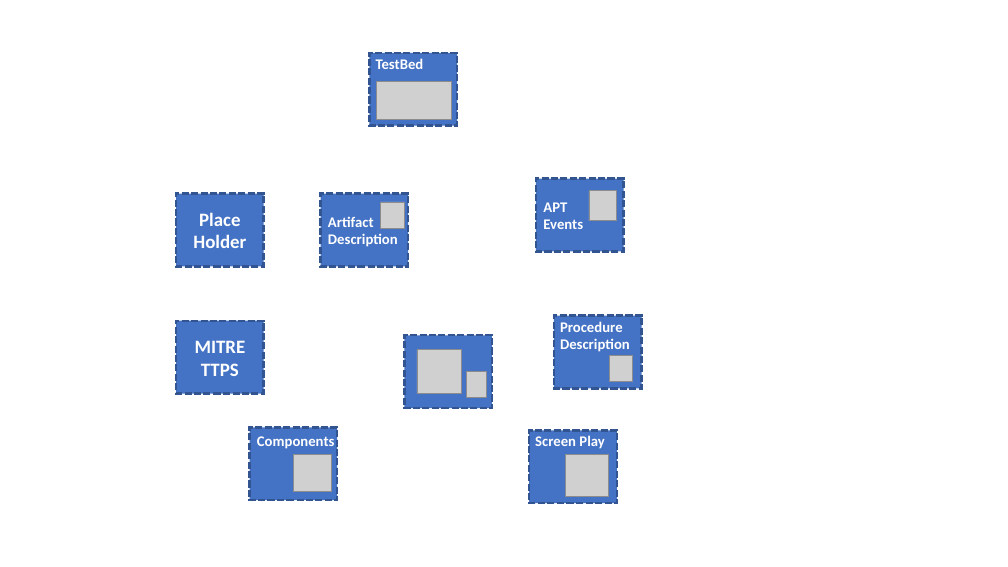
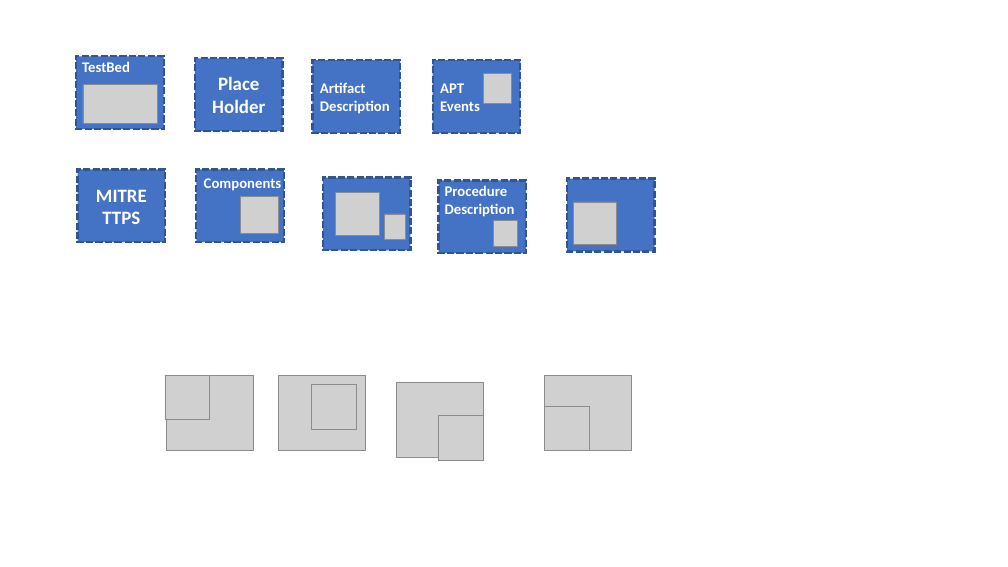
Before and after one commit to LiuYuancheng/CTI_Report_Analyzer, a slide deck: slide 3 of doc/deisgnDoc.pptx (slide 1 before the commit). Drawn at 1008x567 pixels with LibreOffice and Linux fonts; fonts in the diff are those of the drawing; grey boxes stand for pictures. Boxes give left, top, right and bottom in pixels: in the first picture for what was removed or moved away, otherwise in the second. Text is boxed around its words. In the diff, an @@ line names an element or a change of style, - is before the commit and + after.

```diff
--- a/doc/deisgnDoc.pptx
+++ b/doc/deisgnDoc.pptx
@@ 1 picture, 1 text, 1 rectangle: place and size @@
-1 picture, 1 text, 1 rectangle at box(370, 53, 457, 126)
+1 picture, 1 text, 1 rectangle at box(76, 56, 164, 129)
@@ rectangle "Place Holder": place and size @@
-rectangle "Place Holder" at box(176, 194, 264, 266)
+rectangle "Place Holder" at box(195, 58, 283, 131)
@@ rectangle "Artifact Description": place and size @@
-rectangle "Artifact Description" at box(321, 194, 408, 266)
+rectangle "Artifact Description" at box(312, 60, 400, 132)
@@ rectangle "APT": place and size @@
-rectangle "APT" at box(536, 178, 624, 251)
+rectangle "APT" at box(433, 60, 520, 133)
@@ picture: place and size @@
-picture at box(589, 191, 617, 221)
+picture at box(483, 73, 511, 104)
@@ rectangle "MITRE": place and size @@
-rectangle "MITRE" at box(176, 321, 264, 393)
+rectangle "MITRE" at box(78, 169, 166, 242)
@@ text "Components": place and size @@
-text "Components" at box(257, 436, 335, 449)
+text "Components" at box(204, 178, 282, 191)
@@ rectangle: place and size @@
-rectangle at box(250, 427, 337, 500)
+rectangle at box(197, 169, 284, 242)
@@ rectangle: place and size @@
-rectangle at box(405, 335, 492, 408)
+rectangle at box(323, 178, 411, 250)
@@ rectangle: place and size @@
-rectangle at box(529, 430, 617, 503)
+rectangle at box(567, 178, 655, 251)
@@ picture: place and size @@
-picture at box(293, 454, 332, 492)
+picture at box(240, 197, 279, 234)
@@ picture: place and size @@
-picture at box(417, 350, 461, 394)
+picture at box(336, 192, 380, 236)
@@ picture removed at box(381, 202, 405, 228) @@
@@ 1 picture, 1 text, 1 rectangle: place and size @@
-1 picture, 1 text, 1 rectangle at box(554, 315, 642, 388)
+1 picture, 1 text, 1 rectangle at box(439, 181, 526, 253)
@@ picture: place and size @@
-picture at box(566, 454, 609, 497)
+picture at box(574, 202, 617, 244)
@@ picture: place and size @@
-picture at box(467, 372, 487, 397)
+picture at box(385, 214, 405, 239)
@@ picture added at box(165, 375, 209, 420) @@
@@ picture added at box(166, 375, 253, 451) @@
@@ picture added at box(278, 375, 365, 451) @@
@@ text "Screen Play": place and size @@
-text "Screen Play" at box(535, 435, 604, 449)
+text "Screen Play" at box(298, 374, 367, 391)
@@ picture added at box(312, 385, 356, 430) @@
@@ picture added at box(397, 382, 484, 457) @@
@@ picture added at box(544, 375, 631, 451) @@
@@ picture added at box(439, 415, 483, 460) @@
@@ picture added at box(544, 406, 589, 451) @@
```
Also in this commit, not shown: 2 slides added, 1 slide removed, 3 other files.
